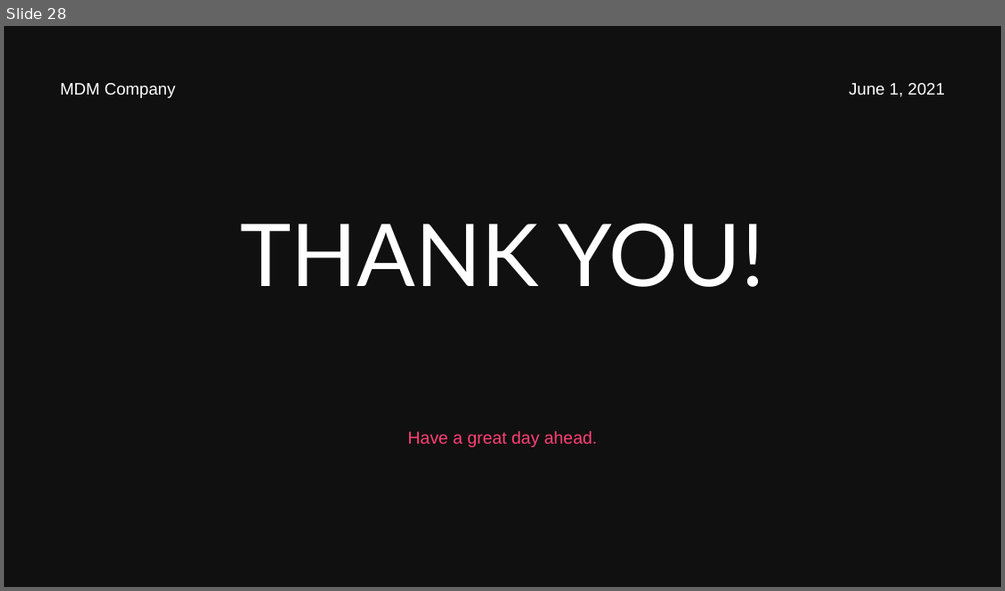
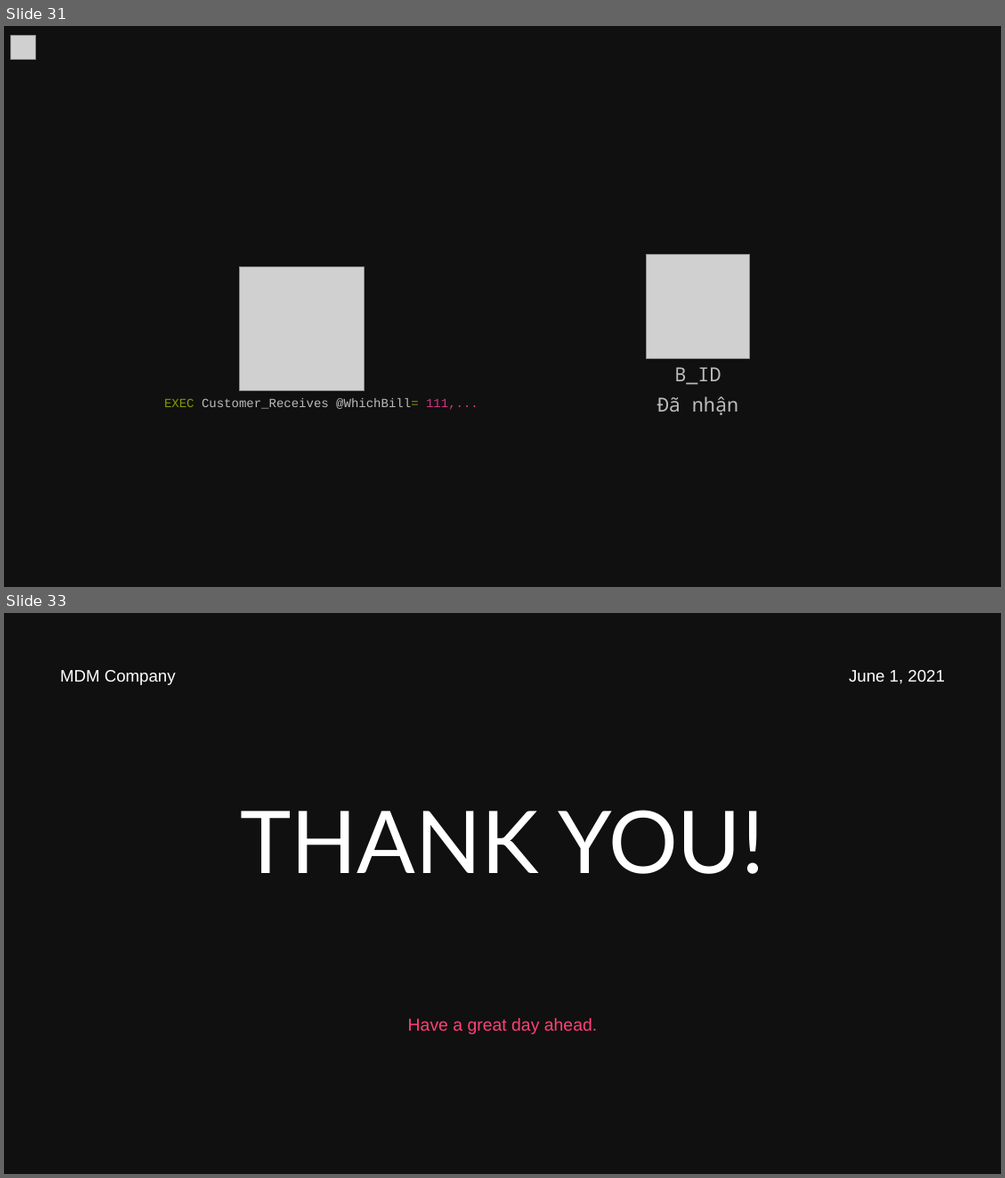
Before and after one commit to jkdoandeptrai/doAn_edited, a slide deck: Dark Mode Stop Start Continue Brainstorm Presentation.pptx. Shown one above the other, each under a label of ours: slide 28 before the commit, slides 31 and 33 after it; the slides between them are not shown. The pictures are 1005x591 and 1005x1178 pixels, drawn with LibreOffice and Linux fonts; fonts in the diff are those of the drawing; grey boxes stand for pictures. Boxes give left, top, right and bottom in pixels: in the first picture for what was removed or moved away, otherwise in the second. Text is boxed around its words. In the diff, an @@ line names an element or a change of style, - is before the commit and + after.

```diff
--- a/Dark Mode Stop Start Continue Brainstorm Presentation.pptx
+++ b/Dark Mode Stop Start Continue Brainstorm Presentation.pptx
@@ slide 31 added at (4,26,1001,587), background #101010 @@
@@ picture added at (11,35,35,60) @@
@@ picture added at (646,254,750,358) @@
@@ picture added at (239,266,364,390) @@
@@ text added at (674,367,720,385), 28 pt, text #BBBBBB @@
+B_ID
@@ text added at (164,398,478,410), 18 pt, text #BBBBBB @@
+EXEC Customer_Receives @WhichBill= 111,...
@@ text added at (657,396,738,415), 28 pt, text #BBBBBB @@
+Đã nhận
@@ what was slide 28 is now slide 33 @@
```
Also in this commit, not shown: 6 slides changed, 4 other slides added, 3 other files.
